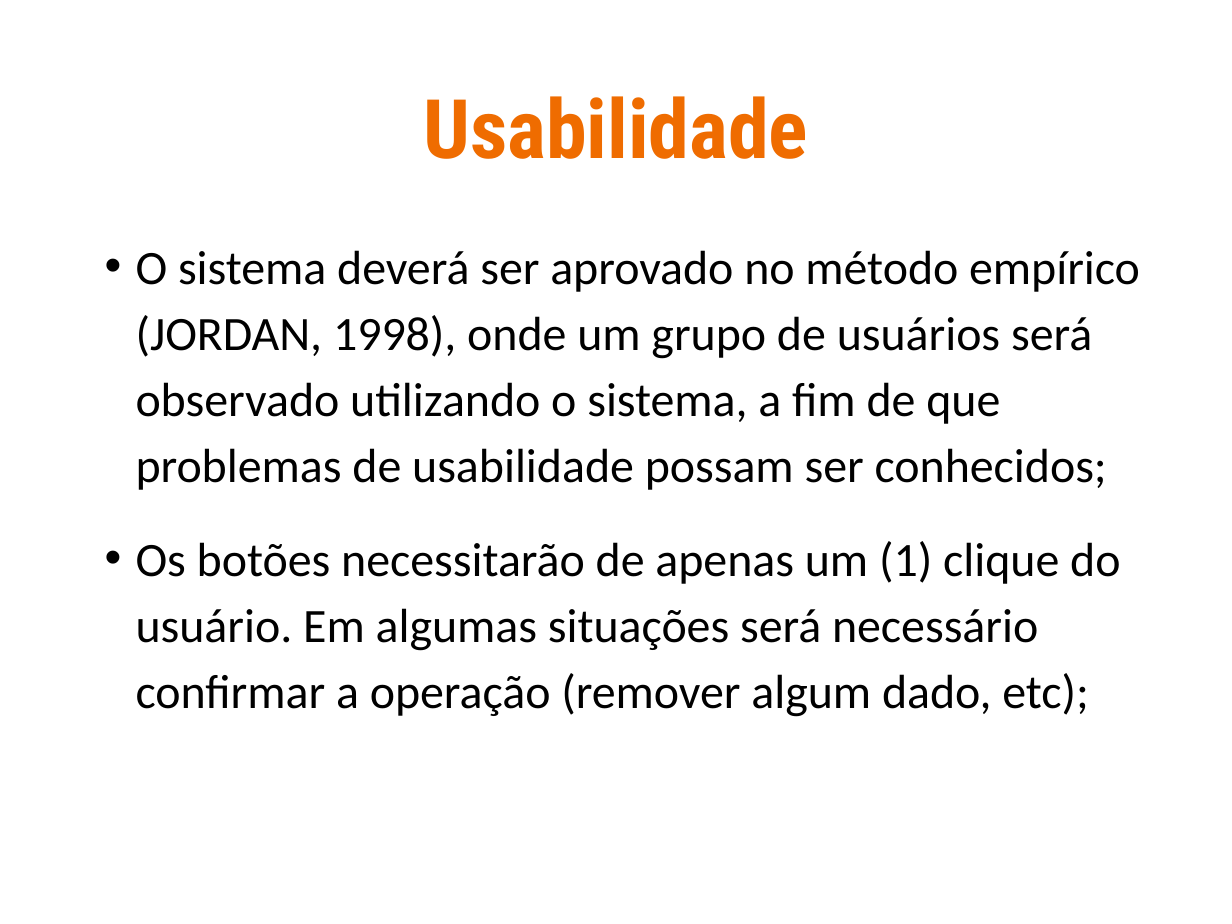
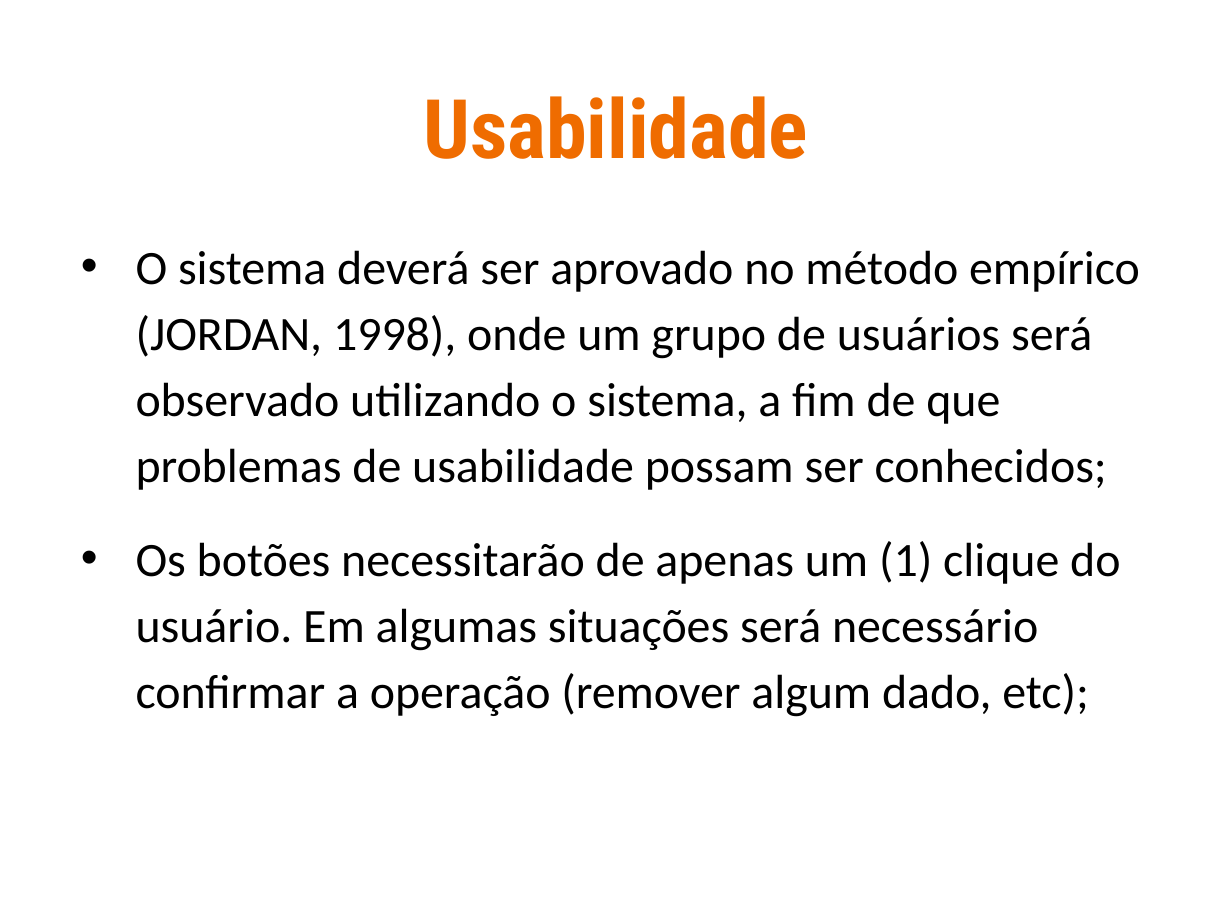
Before and after one commit to deividazevedo2/Projeto-SISAP, a slide deck: slide 7 of SISAP/000-GERENCIA_DE_PROJETO/ARQ-DOCUMENTO_DE_ARQUITETURA.pptx. Drawn at 1232x924 pixels with LibreOffice and Linux fonts; fonts in the diff are those of the drawing. Boxes give left, top, right and bottom in pixels: in the first picture for what was removed or moved away, otherwise in the second. Text is boxed around its words. In the diff, an @@ line names an element or a change of style, - is before the commit and + after.

```diff
--- a/SISAP/000-GERENCIA_DE_PROJETO/ARQ-DOCUMENTO_DE_ARQUITETURA.pptx
+++ b/SISAP/000-GERENCIA_DE_PROJETO/ARQ-DOCUMENTO_DE_ARQUITETURA.pptx
@@ text "O sistema deverá ser aprovado ..." at [136, 250, 1140, 717]: indent changed @@
```
Also in this commit, not shown: 1 slide removed, 2 other files.
